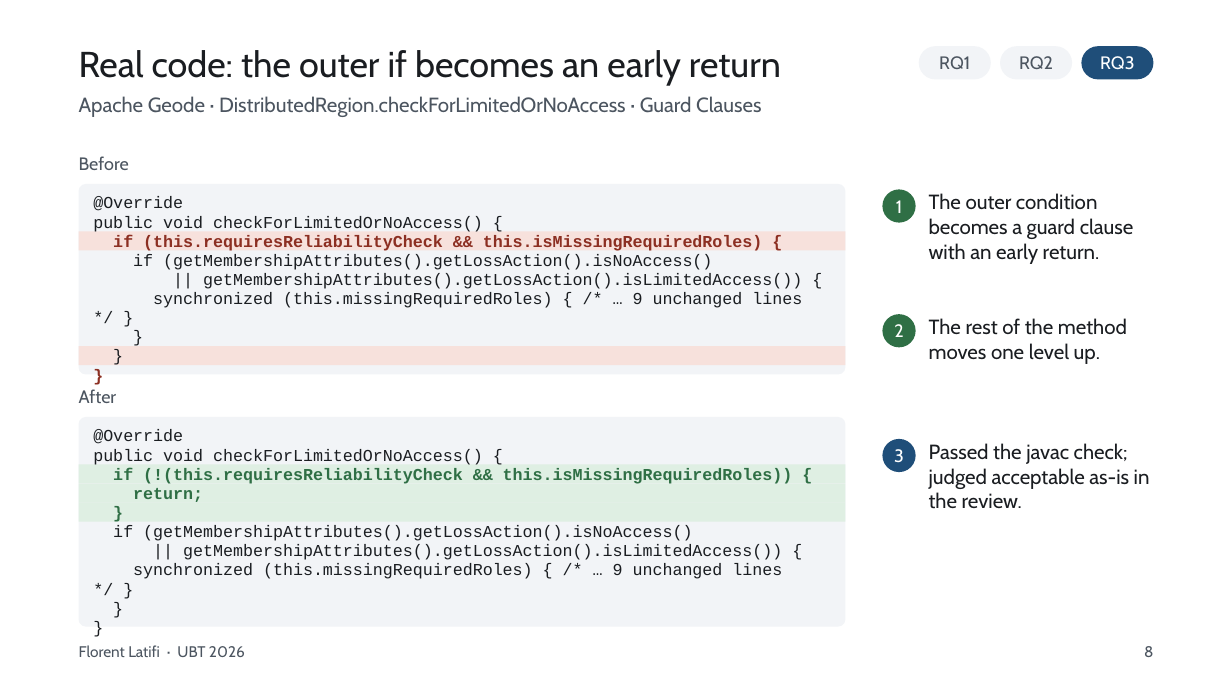
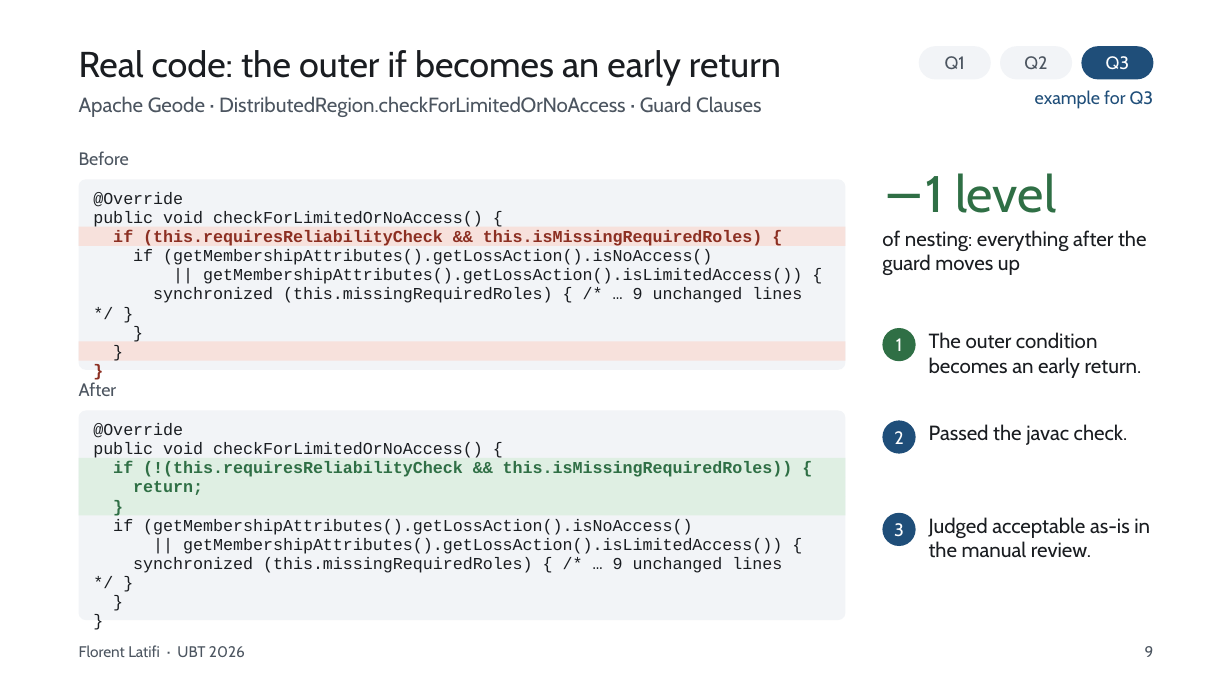
Before and after one commit to FlorentLatifi/Code-Smell-Detection-and-Refactoring-Recommendations, a slide deck: slide 9 of docs/konferenca/UBT2026_Florent_Latifi.pptx (slide 8 before the commit). Drawn at 1232x693 pixels with LibreOffice and Linux fonts; fonts in the diff are those of the drawing. Boxes give left, top, right and bottom in pixels: in the first picture for what was removed or moved away, otherwise in the second. Text is boxed around its words. In the diff, an @@ line names an element or a change of style, - is before the commit and + after.

```diff
--- a/docs/konferenca/UBT2026_Florent_Latifi.pptx
+++ b/docs/konferenca/UBT2026_Florent_Latifi.pptx
@@ text in rounded rectangle at (945,56,965,69): text changed @@
-RQ1
+Q1
@@ text in rounded rectangle at (1024,56,1047,69): text changed @@
-RQ2
+Q2
@@ text in rounded rectangle at (1106,56,1130,70): text changed @@
-RQ3
+Q3
@@ text added at (1035,90,1154,109), 14 pt, text #1F4E79 @@
+example for Q3
@@ text added at (882,173,1146,275), 16 pt, text #1A1D21 @@
+−1 level
+of nesting: everything after the guard moves up
@@ ellipse "1": place and size @@
-ellipse "1" at (883,189,916,223)
+ellipse "1" at (883,328,916,361)
@@ text removed at (929,318,1127,364) @@
-The rest of the method moves one level up.
@@ text at (929,332,1142,378): text changed @@
-The outer condition becomes a guard clause with an early return.
+The outer condition becomes an early return.
@@ ellipse "2": place and size @@
-ellipse "2" at (883,314,916,348)
+ellipse "2" at (883,421,916,454)
@@ ellipse "2" at (883,421,916,454): fill #2F6F45 to #1F4E79 @@
@@ text added at (929,424,1128,445), 16 pt, text #1A1D21 @@
+Passed the javac check.
@@ 5 rectangles, 4 texts, 2 rounded rectangles: place and size @@
-5 rectangles, 4 texts, 2 rounded rectangles at (79,156,846,627)
+5 rectangles, 4 texts, 2 rounded rectangles at (79,151,846,620)
@@ ellipse "3": place and size @@
-ellipse "3" at (883,439,916,472)
+ellipse "3" at (883,513,916,546)
@@ text at (929,517,1150,558): text changed @@
-Passed the javac check; judged acceptable as-is in the review.
+Judged acceptable as-is in the manual review.
@@ text at (1145,646,1154,657): text changed @@
-8
+9
```
Also in this commit, not shown: 15 other slides changed, 1 slide added, 4 other files.
